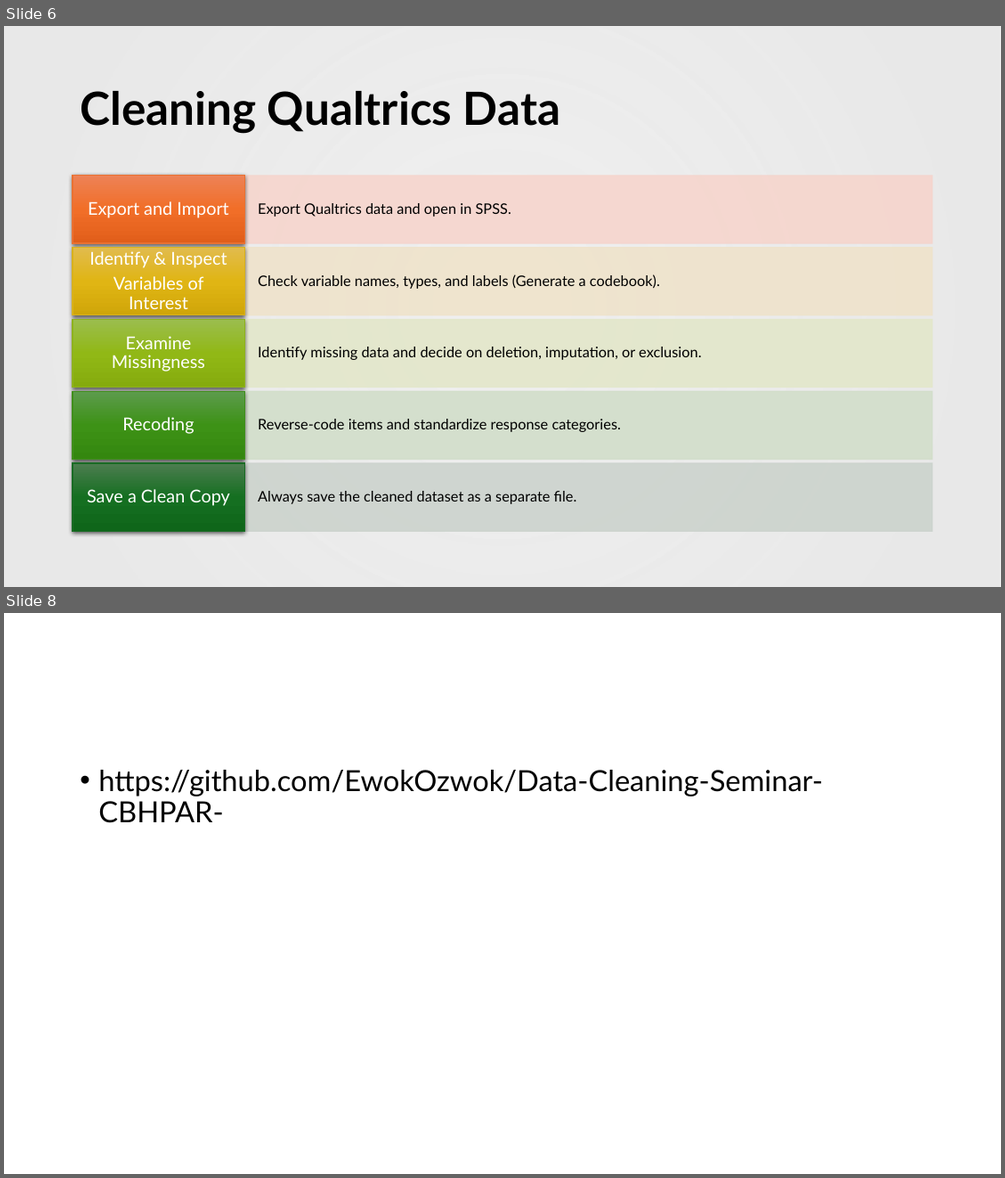
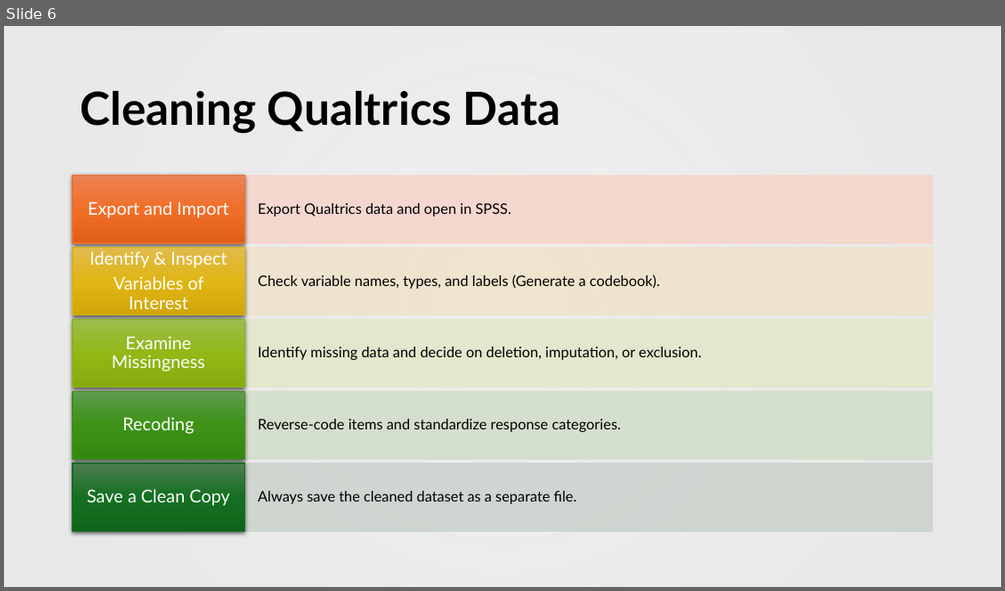
Before and after one commit to EwokOzwok/Data-Cleaning-Seminar-CBHPAR-, a slide deck: Data Cleaning Seminar.pptx. Shown one above the other, each under a label of ours: slides 6 and 8 before the commit, slide 6 after it; the slides between them are not shown. The pictures are 1005x1178 and 1005x591 pixels, drawn with LibreOffice and Linux fonts; fonts in the diff are those of the drawing; background and template pictures are left out. Boxes give left, top, right and bottom in pixels: in the first picture for what was removed or moved away, otherwise in the second. Text is boxed around its words. In the diff, an @@ line names an element or a change of style, - is before the commit and + after.

Commit message:
ppt update

```diff
--- a/Data Cleaning Seminar.pptx
+++ b/Data Cleaning Seminar.pptx
@@ slide 8 removed at [4,613,1001,1174], background #FFFFFF @@
@@ text removed at [98,770,823,823] @@
-• https://github.com/EwokOzwok/Data-Cleaning-Seminar-CBHPAR-
```
Also in this commit, not shown: 1 slide changed, 1 slide added.
